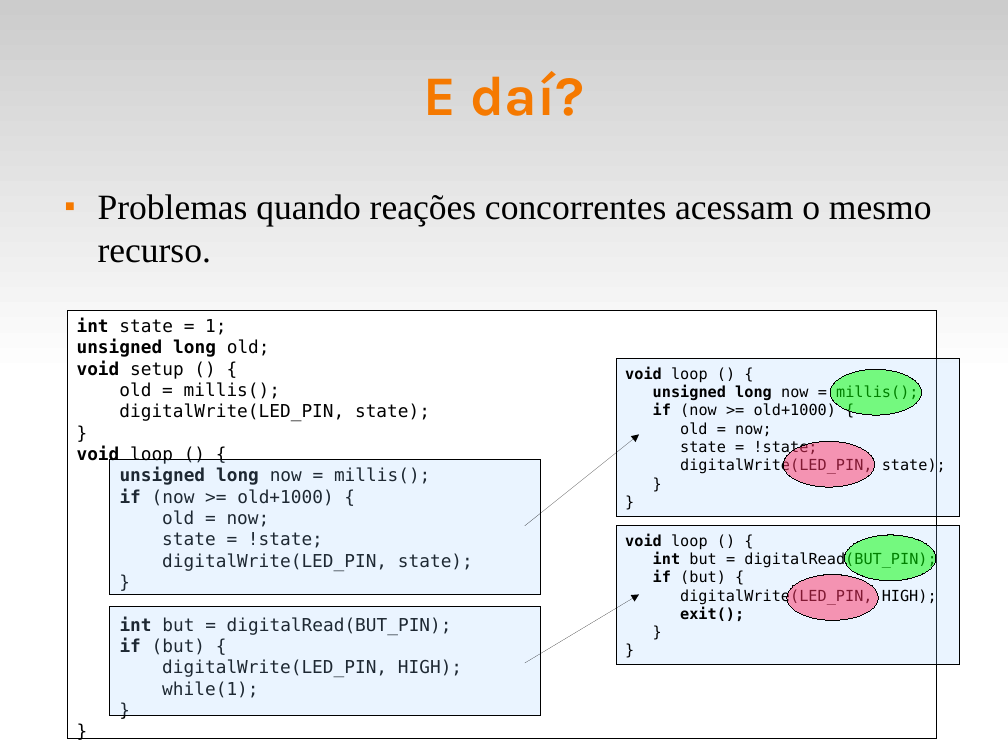
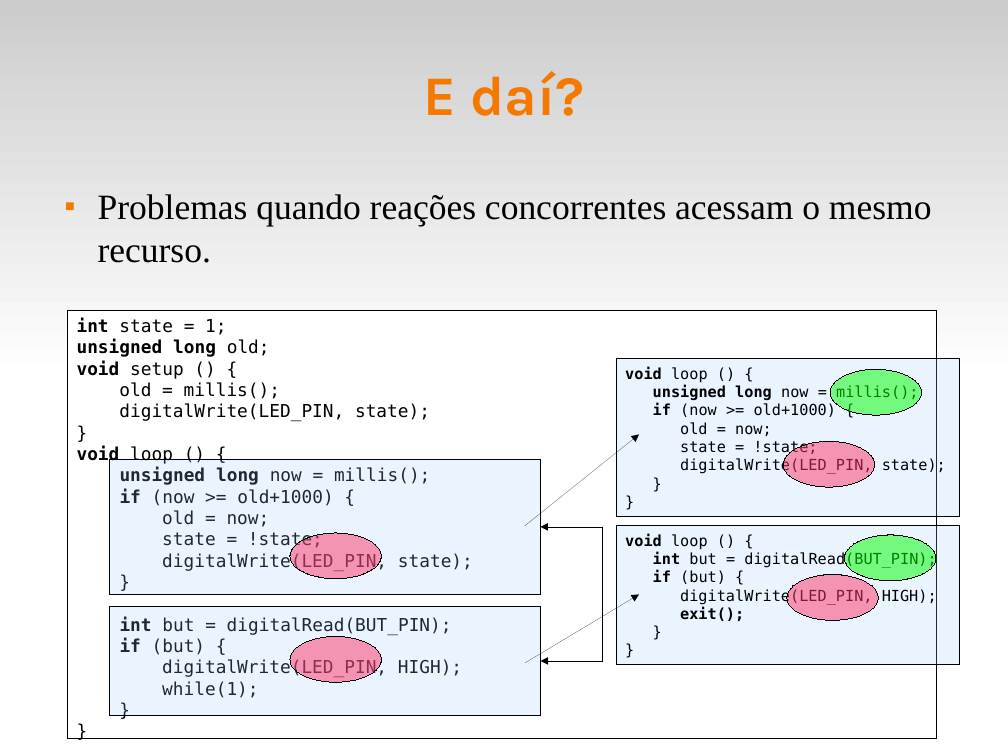
Before and after one commit to fsantanna-uerj/reativos, a slide deck: slide 5 of slides/03_modelos.odp (slide 6 before the commit). Drawn at 1008x756 pixels with LibreOffice and Linux fonts; fonts in the diff are those of the drawing. Boxes give left, top, right and bottom in pixels: in the first picture for what was removed or moved away, otherwise in the second. Text is boxed around its words. In the diff, an @@ line names an element or a change of style, - is before the commit and + after.

```diff
--- a/slides/03_modelos.odp
+++ b/slides/03_modelos.odp
@@ ellipse added at (290,533,381,579), fill #FF3366 at 50% opacity, outline #000000 0 pt @@
@@ elbow double arrow added from (541, 527) to (541, 661), #000000 0 pt @@
@@ ellipse added at (290,637,381,682), fill #FF3366 at 50% opacity, outline #000000 0 pt @@
```
Also in this commit, not shown: 2 other slides changed, 2 slides added, 1 slide removed, 1 other file.
